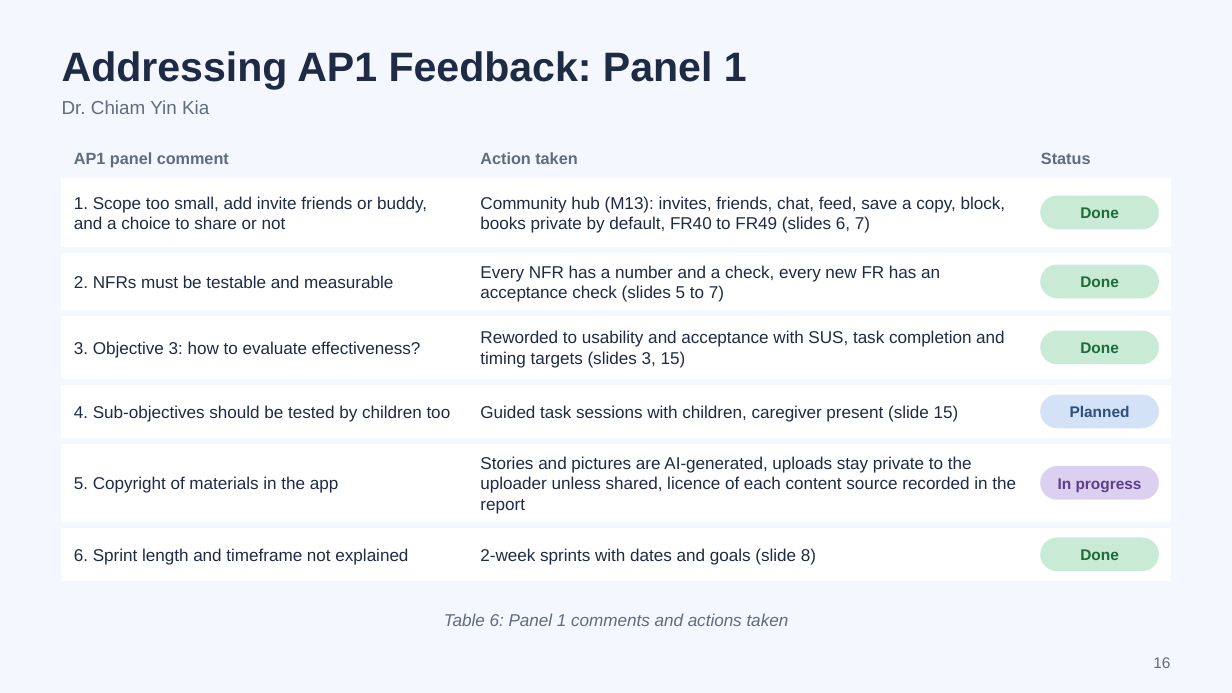
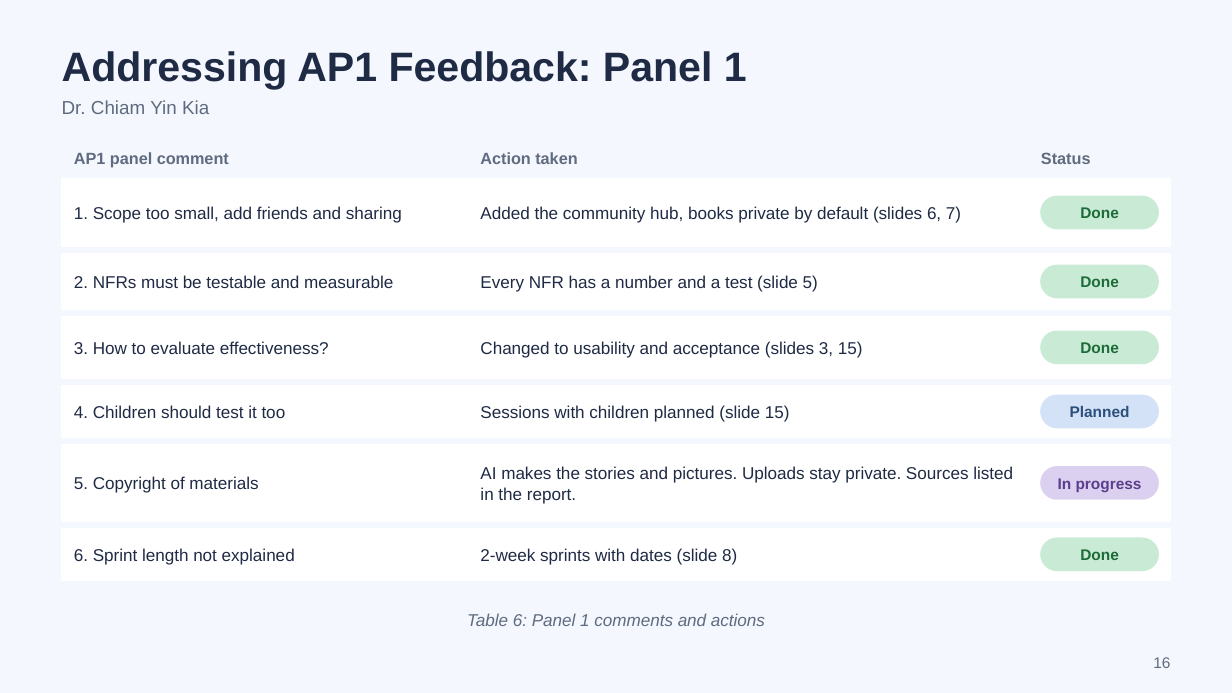
Before and after one commit to scz912/autism_audiobook, a slide deck: slide 16 of deliverables/Visual_Playlist_AP2_Progress.pptx. Drawn at 1232x693 pixels with LibreOffice and Linux fonts; fonts in the diff are those of the drawing. Boxes give left, top, right and bottom in pixels: in the first picture for what was removed or moved away, otherwise in the second. Text is boxed around its words. In the diff, an @@ line names an element or a change of style, - is before the commit and + after.

```diff
--- a/deliverables/Visual_Playlist_AP2_Progress.pptx
+++ b/deliverables/Visual_Playlist_AP2_Progress.pptx
@@ text at [74, 206, 402, 223]: text changed @@
-1. Scope too small, add invite friends or buddy, and a choice to share or not
+1. Scope too small, add friends and sharing
@@ text at [480, 206, 961, 223]: text changed @@
-Community hub (M13): invites, friends, chat, feed, save a copy, block, books private by default, FR40 to FR49 (slides 6, 7)
+Added the community hub, books private by default (slides 6, 7)
@@ text at [480, 275, 818, 292]: text changed @@
-Every NFR has a number and a check, every new FR has an acceptance check (slides 5 to 7)
+Every NFR has a number and a test (slide 5)
@@ text at [74, 341, 329, 354]: text changed @@
-3. Objective 3: how to evaluate effectiveness?
+3. How to evaluate effectiveness?
@@ text at [480, 341, 863, 358]: text changed @@
-Reworded to usability and acceptance with SUS, task completion and timing targets (slides 3, 15)
+Changed to usability and acceptance (slides 3, 15)
@@ text at [74, 405, 286, 418]: text changed @@
-4. Sub-objectives should be tested by children too
+4. Children should test it too
@@ text at [480, 405, 790, 422]: text changed @@
-Guided task sessions with children, caregiver present (slide 15)
+Sessions with children planned (slide 15)
@@ text at [74, 476, 258, 493]: text changed @@
-5. Copyright of materials in the app
+5. Copyright of materials
@@ text at [480, 466, 1013, 504]: text changed @@
-Stories and pictures are AI-generated, uploads stay private to the uploader unless shared, licence of each content source recorded in the report
+AI makes the stories and pictures. Uploads stay private. Sources listed in the report.
@@ text at [74, 548, 295, 565]: text changed @@
-6. Sprint length and timeframe not explained
+6. Sprint length not explained
@@ text at [480, 548, 737, 565]: text changed @@
-2-week sprints with dates and goals (slide 8)
+2-week sprints with dates (slide 8)
@@ text at [467, 613, 765, 626]: text changed @@
-Table 6: Panel 1 comments and actions taken
+Table 6: Panel 1 comments and actions
```
Also in this commit, not shown: 16 other slides changed, 1 other file.
